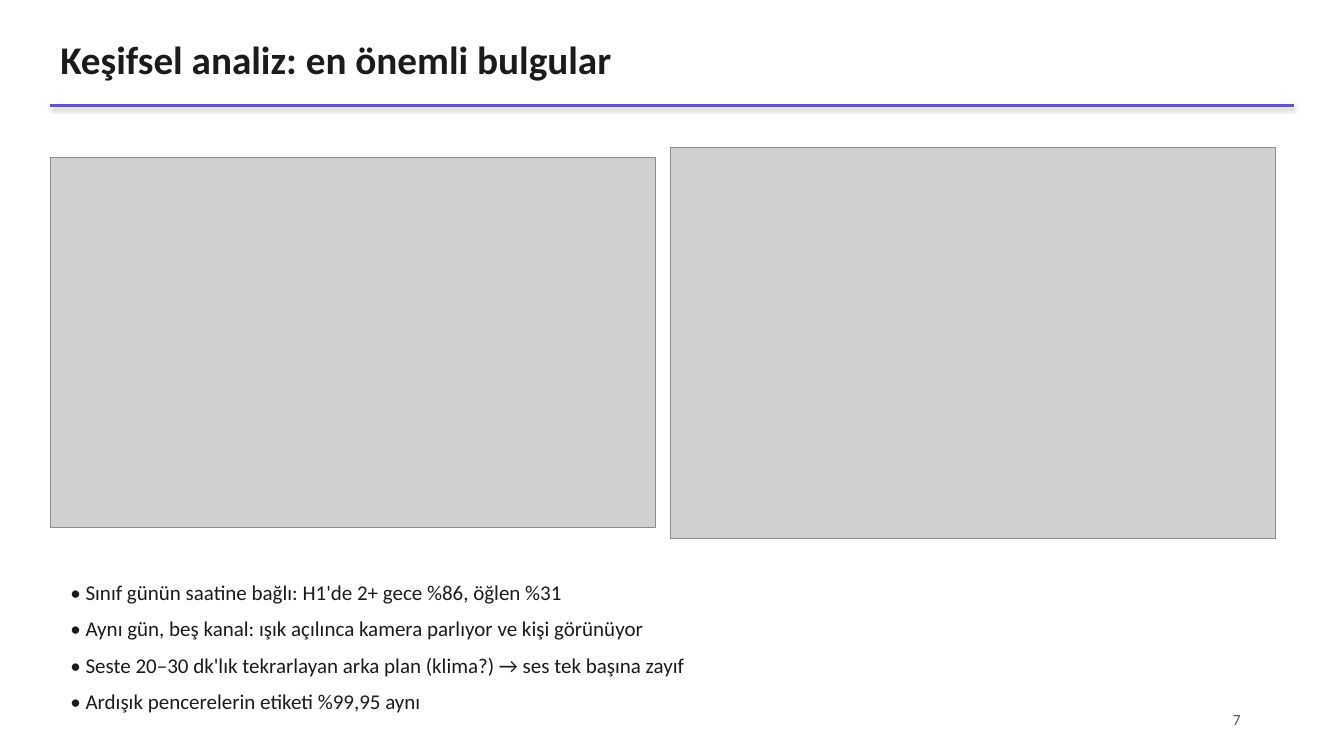
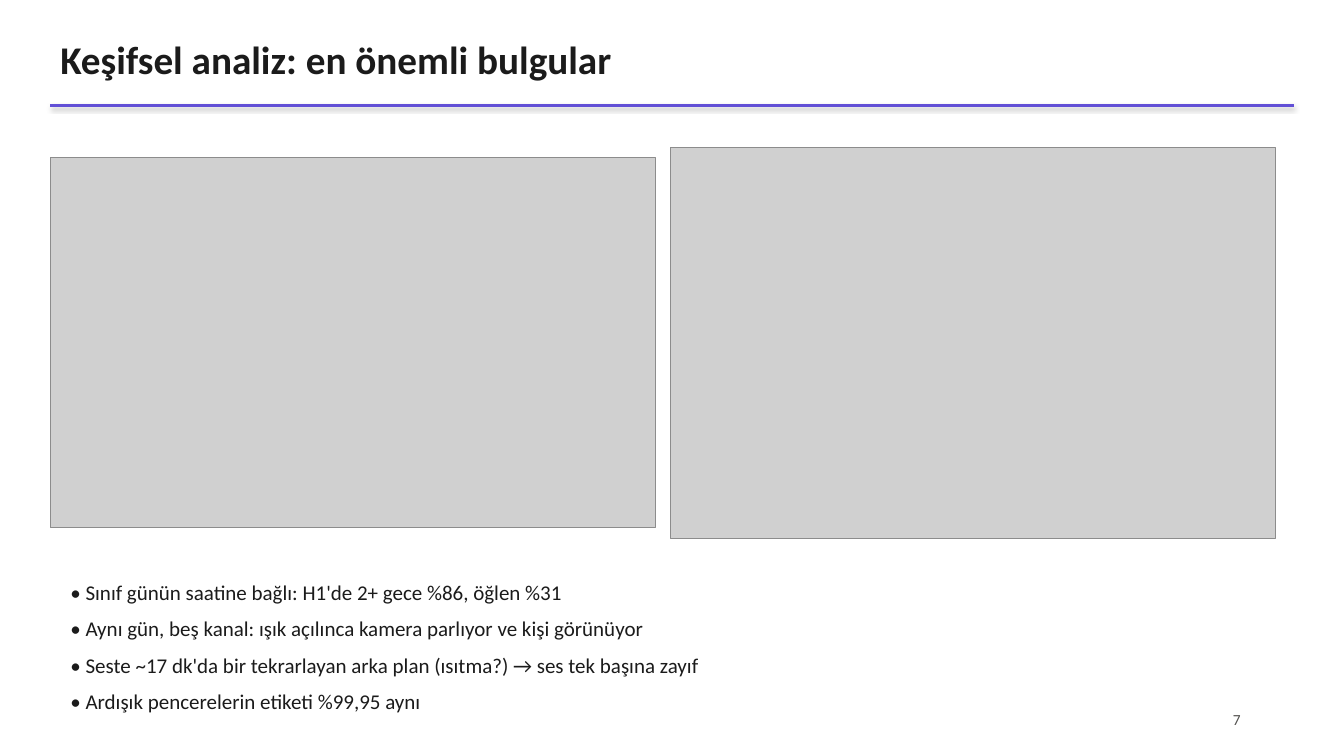
Before and after one commit to ksilverstone/hpdmobile-doluluk-tespiti, a slide deck: slide 7 of reports/sunum.pptx. Drawn at 1344x756 pixels with LibreOffice and Linux fonts; fonts in the diff are those of the drawing; grey boxes stand for pictures. Boxes give left, top, right and bottom in pixels: in the first picture for what was removed or moved away, otherwise in the second. Text is boxed around its words. In the diff, an @@ line names an element or a change of style, - is before the commit and + after.

```diff
--- a/reports/sunum.pptx
+++ b/reports/sunum.pptx
@@ text at bbox=[86, 658, 698, 677]: text changed @@
-• Seste 20–30 dk'lık tekrarlayan arka plan (klima?) → ses tek başına zayıf
+• Seste ~17 dk'da bir tekrarlayan arka plan (ısıtma?) → ses tek başına zayıf
```
Also in this commit, not shown: 14 other files.
